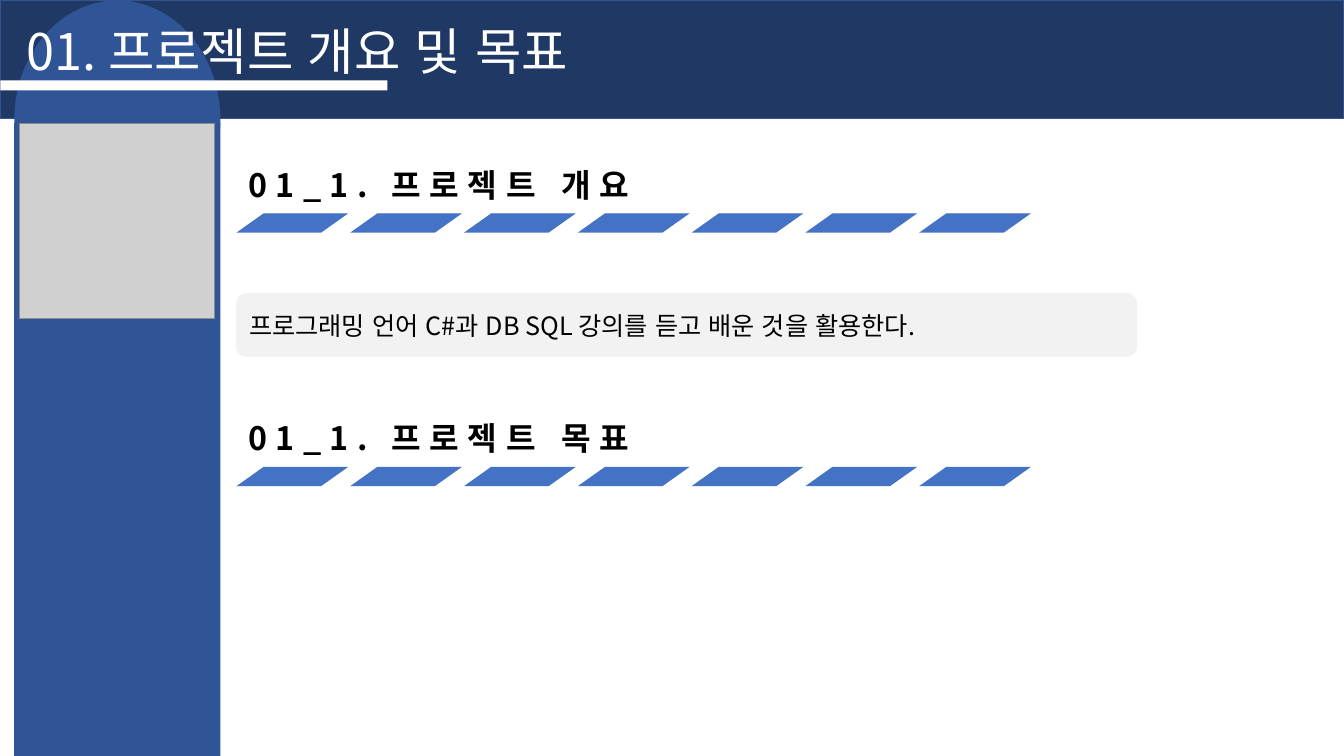
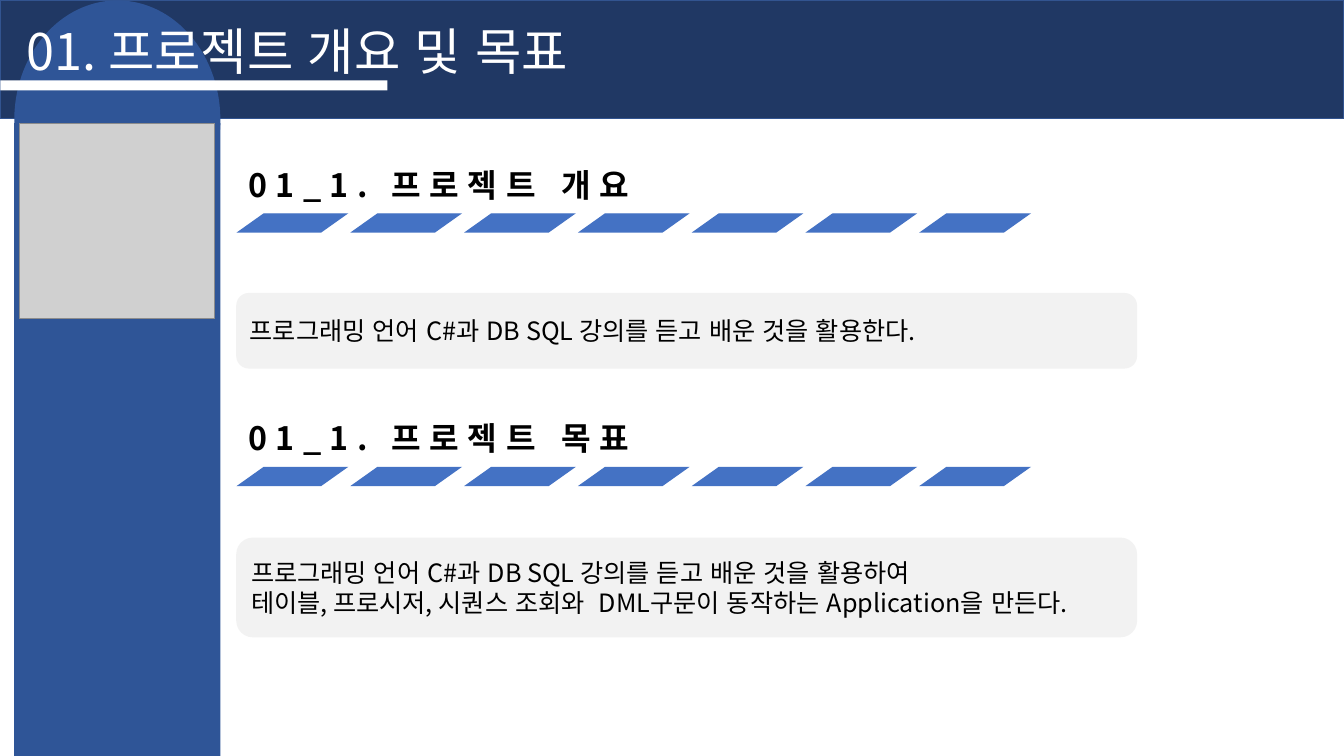
Before and after one commit to sjin9696/SqlDatabaseProject, a slide deck: slide 3 of 문서자료/03. 최종 발표 제출 자료/프로젝트B 발표 PPT .pptx. Drawn at 1344x756 pixels with LibreOffice and Linux fonts; fonts in the diff are those of the drawing; grey boxes stand for pictures. Boxes give left, top, right and bottom in pixels: in the first picture for what was removed or moved away, otherwise in the second. Text is boxed around its words. In the diff, an @@ line names an element or a change of style, - is before the commit and + after.

```diff
--- a/문서자료/03. 최종 발표 제출 자료/프로젝트B 발표 PPT .pptx
+++ b/문서자료/03. 최종 발표 제출 자료/프로젝트B 발표 PPT .pptx
@@ rounded rectangle "프로그래밍 언어 C#과 DB SQL ..." resized from (x1=236, y1=293, x2=1137, y2=358) to (x1=236, y1=293, x2=1137, y2=369) @@
@@ rounded rectangle added at (x1=236, y1=537, x2=1137, y2=637), fill #F2F2F2, 18 pt, text #000000 @@
+프로그래밍 언어 C#과 DB SQL 강의를 듣고 배운 것을 활용하여
+테이블, 프로시저, 시퀀스 조회와 DML구문이 동작하는 Application을 만든다.
```
Also in this commit, not shown: 3 other slides changed, 1 other file.
